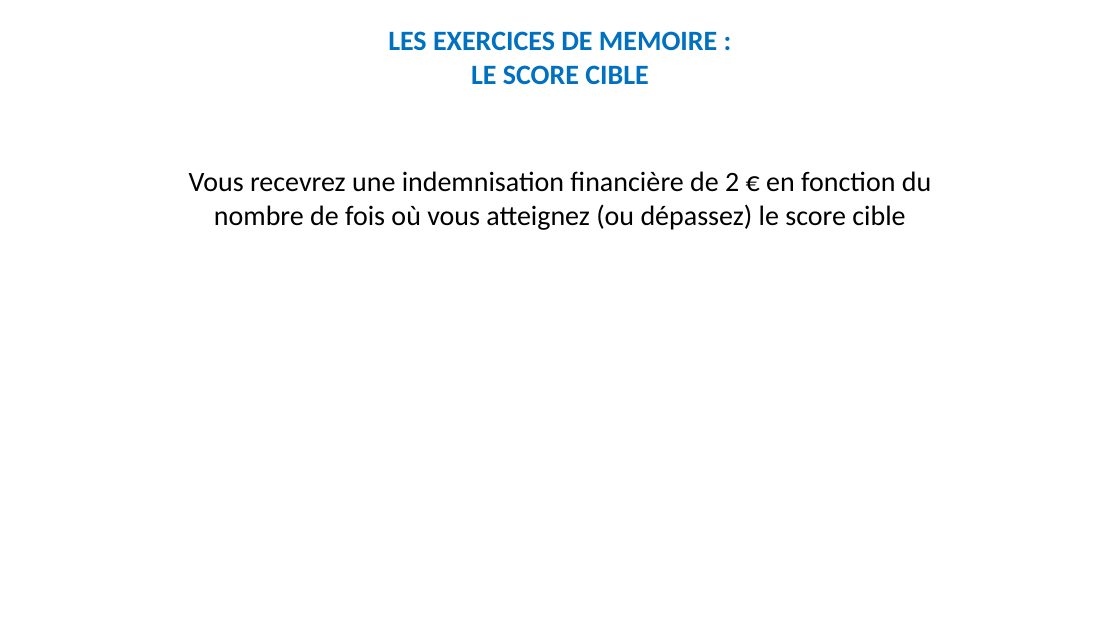
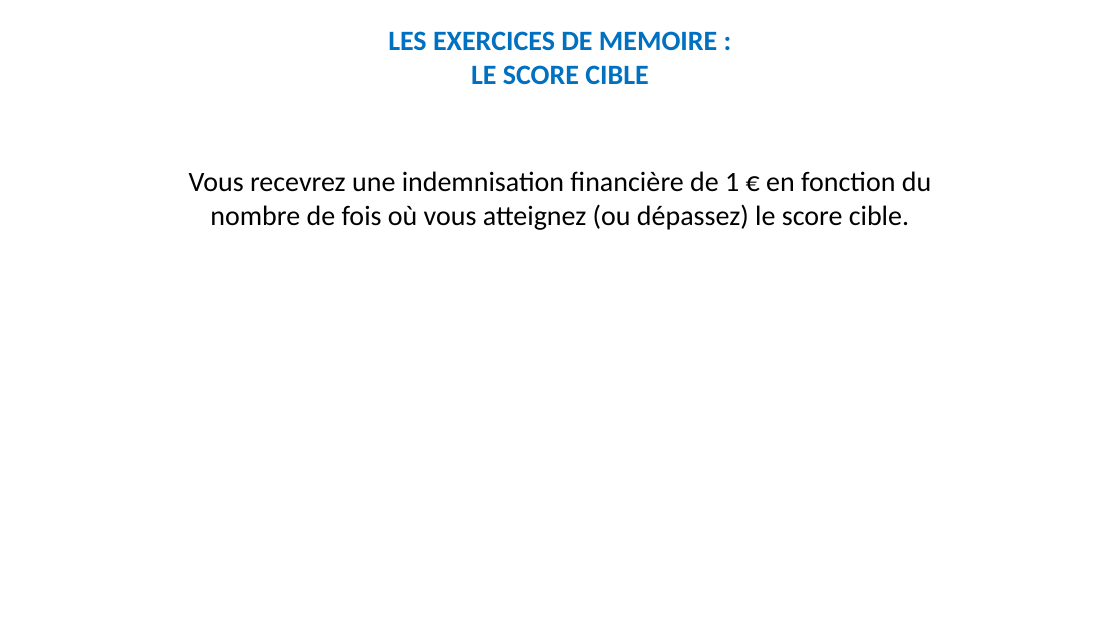
Before and after one commit to MBB-team/Online_Testing, a slide deck: slide 6 of src/SE_ELAN/Stimuli/Instructions_Rewarded.pptx. Drawn at 1120x630 pixels with LibreOffice and Linux fonts; fonts in the diff are those of the drawing. Boxes give left, top, right and bottom in pixels: in the first picture for what was removed or moved away, otherwise in the second. Text is boxed around its words. In the diff, an @@ line names an element or a change of style, - is before the commit and + after.

```diff
--- a/src/SE_ELAN/Stimuli/Instructions_Rewarded.pptx
+++ b/src/SE_ELAN/Stimuli/Instructions_Rewarded.pptx
@@ text at (x1=189, y1=171, x2=931, y2=230): text changed @@
-Vous recevrez une indemnisation financière de 2 € en fonction du nombre de fois où vous atteignez (ou dépassez) le score cible
+Vous recevrez une indemnisation financière de 1 € en fonction du nombre de fois où vous atteignez (ou dépassez) le score cible.
```
Also in this commit, not shown: 14 other slides changed, 2 other files.
